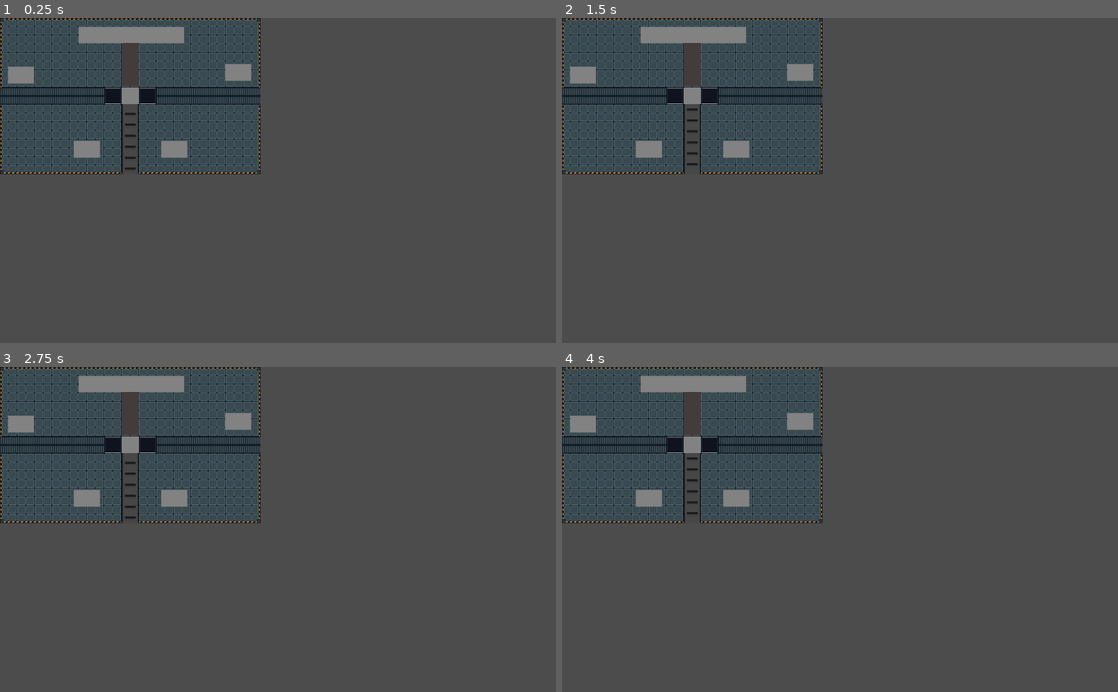
Above: before the commit, frames 1-4 (two rows, left to right).
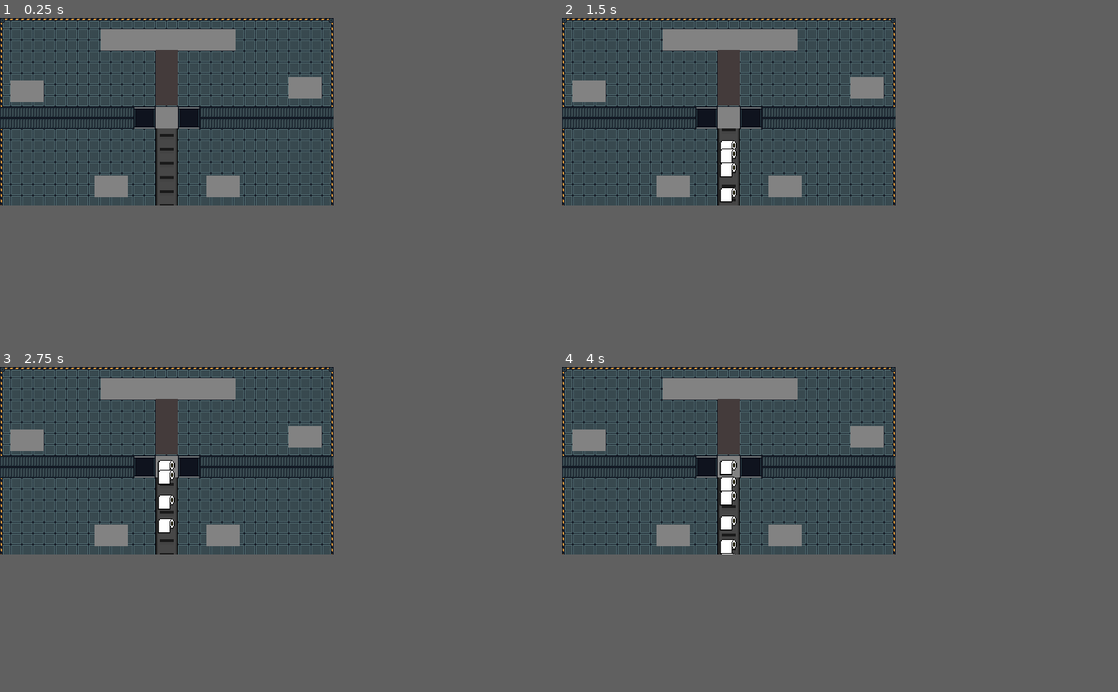
Above: after the commit, the same moments.

Repository: victordev018/Recycling-Mat
Game: Godot game, scene res://Scenes/MainLevel.tscn
Two runs of this game, one before a commit and one after it. Both use one fixed random seed, a clock stepped at 60 frames per second and the inputs below.
Inputs:
- Up to frame 1 (0.25 s): no input
- Up to frame 2 (1.5 s): tap Enter (ui_accept) at 0.5, 0.6, 0.77, 1.07, 1.35 s
- Up to frame 3 (2.75 s): tap Enter (ui_accept) at 1.52, 1.82, 2.1 s
- Up to frame 4 (4 s): tap Enter (ui_accept) at 2.85, 3.02, 3.32, 3.6, 3.77 s
In our replay, the window is 800x468 before the commit and 480x270 after it. These sizes can differ from the game's own. Grey fills any space a smaller window leaves; there, only what the larger window draws over its background counts as a difference.

The runs differ from the first frame. In frame 1, 17% of the frame differs, in the area x 0-60%, y 0-58%; in frame 2, 17%; in frame 3, 17%; in frame 4, 17%.

Commit message:
resíduo já pode movimentar-se na esteira

Diff:
--- /dev/null
+++ b/Autoload/Global.gd
@@ -0,0 +1,6 @@
+extends Node
+
+
+func _ready():
+	OS.window_size = Vector2(960, 540)
+	OS.center_window()
--- /dev/null
+++ b/Scenes/Game.tscn
@@ -0,0 +1,6 @@
+[gd_scene load_steps=2 format=2]
+
+[ext_resource path="res://Scripts/Game.gd" type="Script" id=1]
+
+[node name="Game" type="Node"]
+script = ExtResource( 1 )
--- /dev/null
+++ b/Scenes/Global.tscn
@@ -0,0 +1,6 @@
+[gd_scene load_steps=2 format=2]
+
+[ext_resource path="res://Autoload/Global.gd" type="Script" id=1]
+
+[node name="Global" type="Node"]
+script = ExtResource( 1 )
--- a/Scenes/MainLevel.tscn
+++ b/Scenes/MainLevel.tscn
@@ -1,7 +1,8 @@
-[gd_scene load_steps=20 format=2]
+[gd_scene load_steps=21 format=2]
 
 [ext_resource path="res://Tile Map/spritesheet.png" type="Texture" id=1]
 [ext_resource path="res://Assets-MNR/Esteira.png" type="Texture" id=2]
+[ext_resource path="res://Scenes/Game.tscn" type="PackedScene" id=3]
 
 [sub_resource type="ConvexPolygonShape2D" id=2]
 points = PoolVector2Array( 0, 0, 0, 0, 0, 0 )
@@ -342,6 +343,10 @@
 extents = Vector2( 128, 208 )
 
 [node name="MainLevel" type="Node2D"]
+__meta__ = {
+"_edit_horizontal_guides_": [ 288.0 ],
+"_edit_vertical_guides_": [ 480.0 ]
+}
 
 [node name="TileMap" type="TileMap" parent="."]
 mode = 2
@@ -355,7 +360,6 @@
 position = Vector2( 240, 223.5 )
 scale = Vector2( 0.125, 0.310096 )
 frames = SubResource( 17 )
-frame = 3
 speed_scale = 2.0
 playing = true
 
@@ -413,3 +417,5 @@
 margin_right = 184.0
 margin_bottom = 258.0
 color = Color( 0.513726, 0.513726, 0.513726, 1 )
+
+[node name="Game" parent="." instance=ExtResource( 3 )]
--- /dev/null
+++ b/Scenes/Residue.tscn
@@ -0,0 +1,17 @@
+[gd_scene load_steps=4 format=2]
+
+[ext_resource path="res://Scripts/Residue.gd" type="Script" id=1]
+[ext_resource path="res://Assets-Residuos/Não Reciclaveis/Papel Higiênico.png" type="Texture" id=2]
+
+[sub_resource type="RectangleShape2D" id=1]
+extents = Vector2( 16, 16 )
+
+[node name="Residue" type="Area2D"]
+script = ExtResource( 1 )
+
+[node name="Sprite" type="Sprite" parent="."]
+scale = Vector2( 0.055, 0.055 )
+texture = ExtResource( 2 )
+
+[node name="CollisionShape" type="CollisionShape2D" parent="."]
+shape = SubResource( 1 )
--- /dev/null
+++ b/Scripts/Game.gd
@@ -0,0 +1,18 @@
+extends Node
+class_name Game
+
+onready var residueScene : PackedScene = preload("res://Scenes/Residue.tscn");
+onready var levelNode : Node2D = get_parent();
+
+## Cria e posiciona uma instância de resíduo no jogo na posição apropriada
+func createResidue():
+	print("criando resíduo");
+	# instanciar cena de resíduo
+	var _residue = residueScene.instance();
+	levelNode.add_child(_residue);
+	_residue.global_position = Vector2(get_viewport().size.x / 2, get_viewport().size.y + 32);
+
+func _process(delta):
+	# instanciar residuos ao apertar tecla teste
+	if Input.is_action_just_pressed("ui_accept"):
+		createResidue();
--- /dev/null
+++ b/Scripts/Residue.gd
@@ -0,0 +1,8 @@
+extends Area2D
+
+var residueId : String = "";
+
+func _process(delta):
+	# mover para cima na esteira
+	var _speed = 2; # TODO: trocar pela variável correspondente a velocidade da esteira
+	global_position = global_position.move_toward(Vector2(240, 144), _speed);
--- /dev/null
+++ b/Scripts/Resíduos.gd
@@ -0,0 +1,14 @@
+extends KinematicBody2D
+
+export var speed = 200
+var player = null
+
+func _ready():
+	# Aqui você pode encontrar o player se ele está na mesma cena.
+	player = get_tree().get_root().get_node("Path/To/Player") # Altere o caminho para o caminho correto do seu player
+
+func _physics_process(delta):
+	if player:
+		var direction = (player.position - position).normalized()
+		var velocity = direction * speed
+		move_and_slide(velocity)
--- a/project.godot
+++ b/project.godot
@@ -8,14 +8,30 @@
 
 config_version=4
 
+_global_script_classes=[ {
+"base": "Node",
+"class": "Game",
+"language": "GDScript",
+"path": "res://Scripts/Game.gd"
+} ]
+_global_script_class_icons={
+"Game": ""
+}
+
 [application]
 
 config/name="Eco Adventure"
 run/main_scene="res://Scenes/MainLevel.tscn"
 config/icon="res://icon.png"
 
+[autoload]
+
+Global="*res://Scenes/Global.tscn"
+
 [display]
 
+window/size/width=480
+window/size/height=270
 window/stretch/mode="viewport"
 window/stretch/aspect="keep"
 
